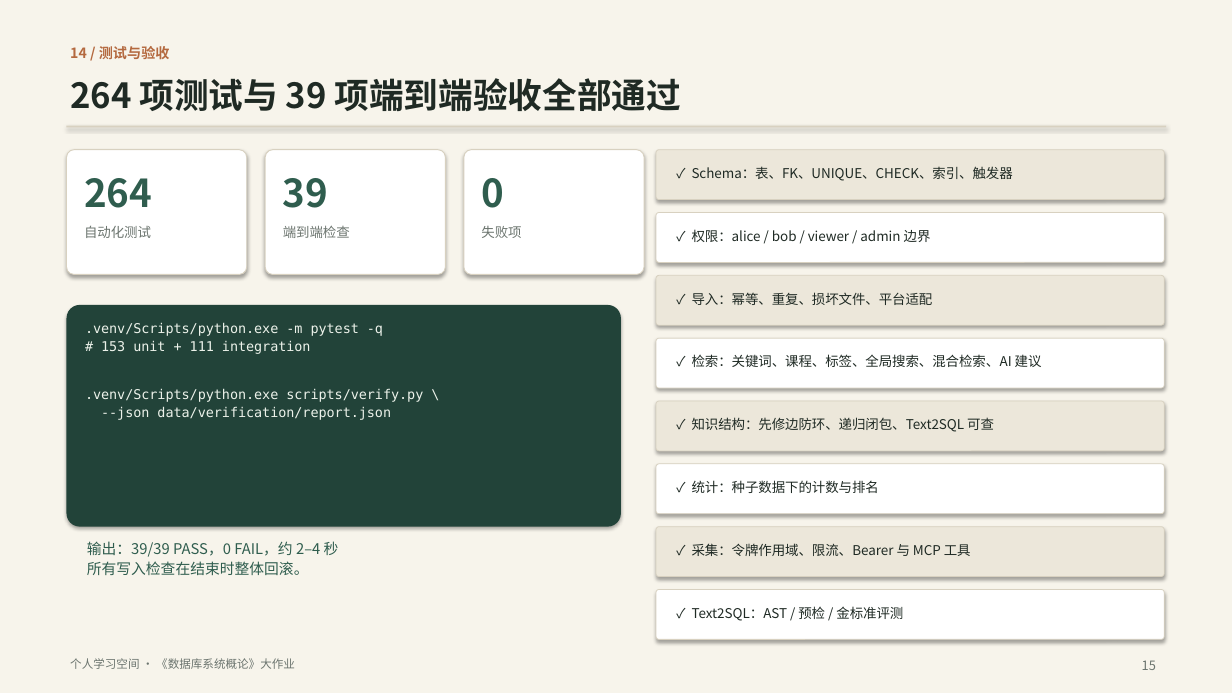
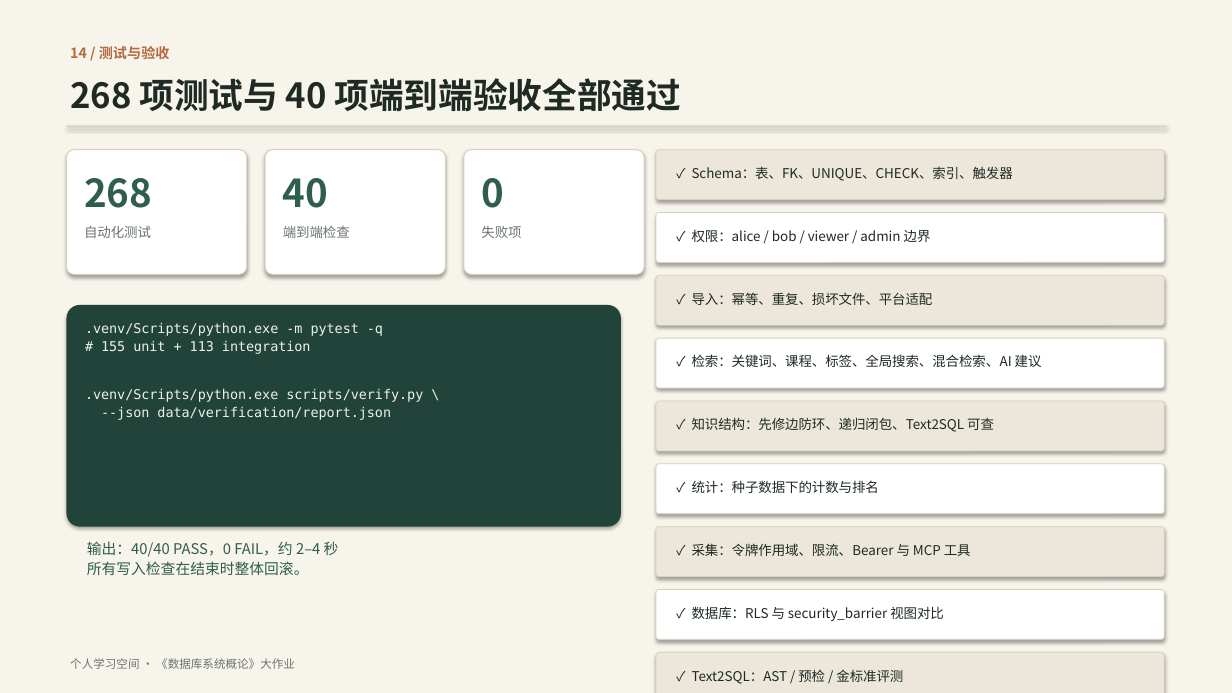
Before and after one commit to ycl-berserk/2026Database, a slide deck: slide 15 of docs/汇报.pptx. Drawn at 1232x693 pixels with LibreOffice and Linux fonts; fonts in the diff are those of the drawing. Boxes give left, top, right and bottom in pixels: in the first picture for what was removed or moved away, otherwise in the second. Text is boxed around its words. In the diff, an @@ line names an element or a change of style, - is before the commit and + after.

Commit message:
feat: RLS 与权限视图隔离对比实验（D1）
在 force_rollback 事务内对比 security_barrier 视图、应用层 WHERE 与 RLS，
验证三种方式行集合一致、GUC 未设置均返回 0 行，并记录计划形状；实验对象
全部回滚。新增 CLI、单元/集成测试与 verify.db.rls 验收，更新报告、需求、
设计、路线图、PPT 与基线计数（268 项测试 / 40 项验收）。

```diff
--- a/docs/汇报.pptx
+++ b/docs/汇报.pptx
@@ text at bbox=[70, 78, 682, 111]: text changed @@
-264 项测试与 39 项端到端验收全部通过
+268 项测试与 40 项端到端验收全部通过
@@ text at bbox=[84, 178, 152, 208]: text changed @@
-264
+268
@@ text at bbox=[283, 178, 328, 208]: text changed @@
-39
+40
@@ text at bbox=[101, 340, 311, 354]: text changed @@
-# 153 unit + 111 integration
+# 155 unit + 113 integration
@@ text at bbox=[87, 541, 339, 557]: text changed @@
-输出：39/39 PASS，0 FAIL，约 2–4 秒
+输出：40/40 PASS，0 FAIL，约 2–4 秒
@@ text added at bbox=[692, 606, 944, 621], 10.5 pt, text #1F2A24 @@
+✓ 数据库：RLS 与 security_barrier 视图对比
@@ rounded rectangle added at bbox=[656, 653, 1165, 693], fill #ECE7DA, outline #D8D1C0 0.6 pt @@
@@ text "✓ Text2SQL：AST / 预检 / ...": place and size @@
-text "✓ Text2SQL：AST / 预检 / ..." at bbox=[692, 606, 903, 621]
+text "✓ Text2SQL：AST / 预检 / ..." at bbox=[692, 669, 903, 684]
@@ text removed at bbox=[1142, 660, 1156, 670] @@
-15
```
Also in this commit, not shown: 2 other slides changed, 15 other files.
